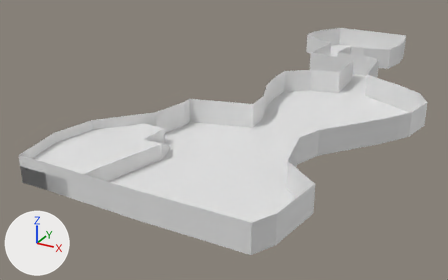
Two versions of the FBX model dev/models/mod.fbx, one commit apart.
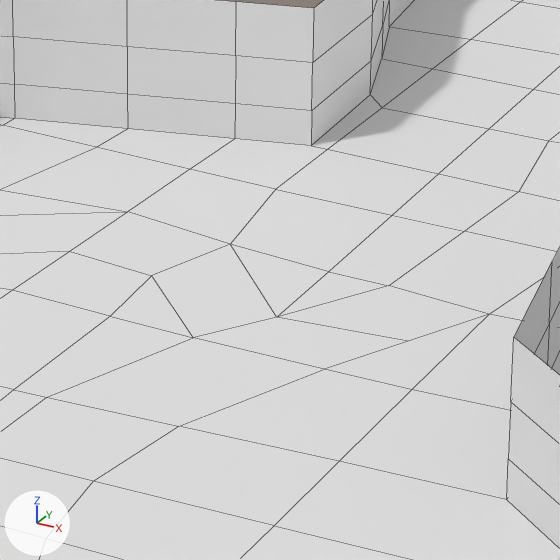
There are two pictures of each version: one whole from a 50 mm camera at (52.7, -269.4, 92.2) aimed at (-42.7, -95.9, 5.4), one close up on the part from 44% to 66% of the width and 37% to 71% of the height. Arrows for +X, +Y and +Z are at lower left; the lights stay in place. The older version's two pictures come first. The close-ups show mesh edges as thin lines.
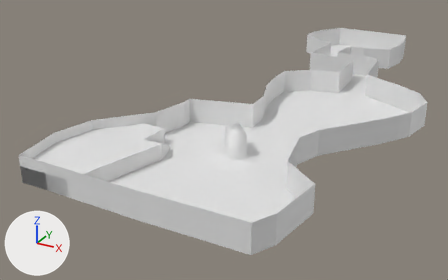
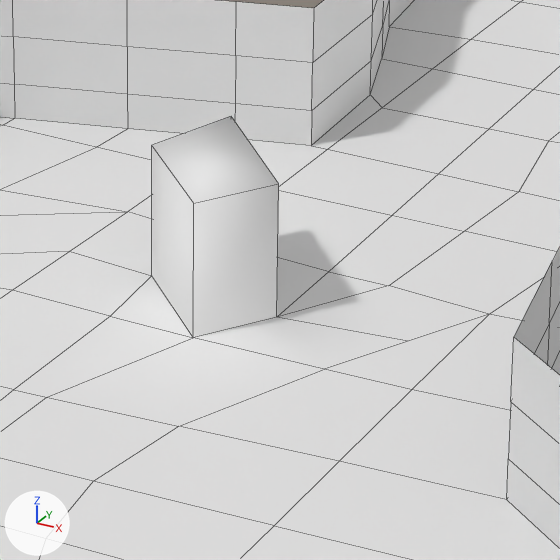
Diff of the bpy script that builds the scene:
```diff
--- a/dev/models/mod.fbx.py
+++ b/dev/models/mod.fbx.py
@@ me_plane_006 @@
 # used by ob_plane_006; location = (-17.14, -88.57, 15.16)
 # verts and faces of me_plane_006; kept vertices keep their numbers, new ones are numbered from 640
 # before: 617 (-3.0, -35.0, 0.0) at pixel (276, 317), 619 (-6.0, -39.0, 0.0) at pixel (193, 337), 625 (-9.0, -28.0, 0.0) at pixel (230, 244), 628 (-11.0, -33.0, 0.0) at pixel (151, 275)
-me_plane_006.from_pydata(...)  # 640 vertices, 569 faces; spans x -50.0..37.0, y -79.0..98.0, z 0.0..8.0
+me_plane_006.from_pydata(...)  # 644 vertices, 573 faces; spans x -50.0..37.0, y -79.0..98.0, z 0.0..8.0
+# me_plane_006 part 1
+delete_faces([(617, 625, 628, 619)])
+for new, old in zip([*range(640, 644)], [617, 619, 625, 628]): verts[new] = verts[old] + (0.0, 0.0, 7.0)
+faces += [(617, 625, 642, 640), (640, 642, 643, 641), (625, 628, 643, 642), (617, 640, 641, 619), (619, 641, 643, 628)]
 me_plane_006.materials.append(mat_material_004)
```

Pixel boxes (x1, y1, x2, y2) of what changed, in the close-ups (560 x 560 px):
part 1 of me_plane_006, built on: before (152, 245, 276, 338); after (152, 116, 279, 338)
